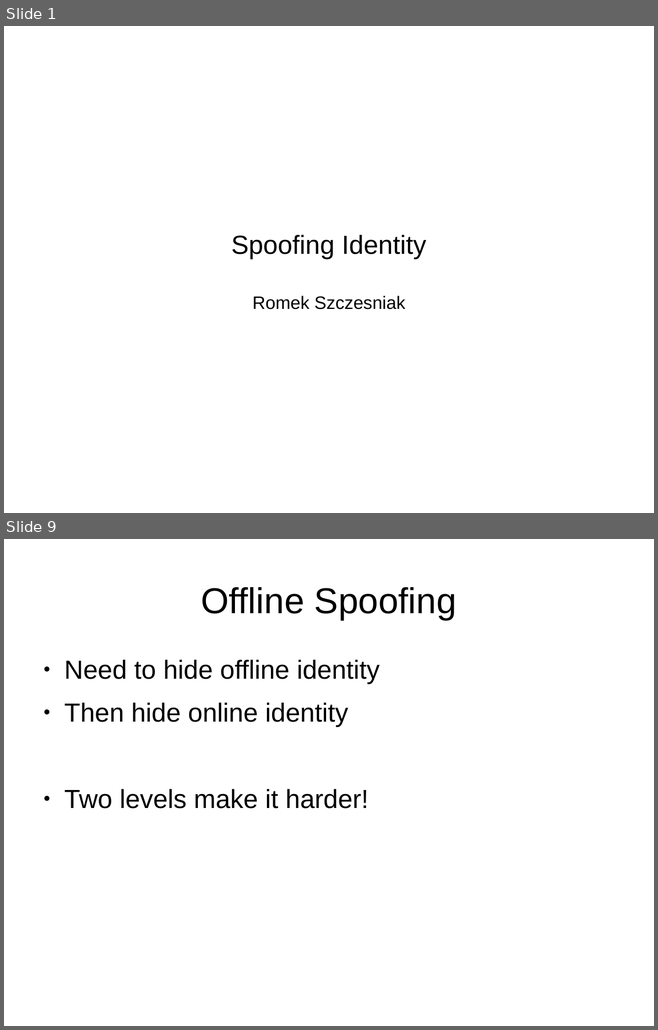
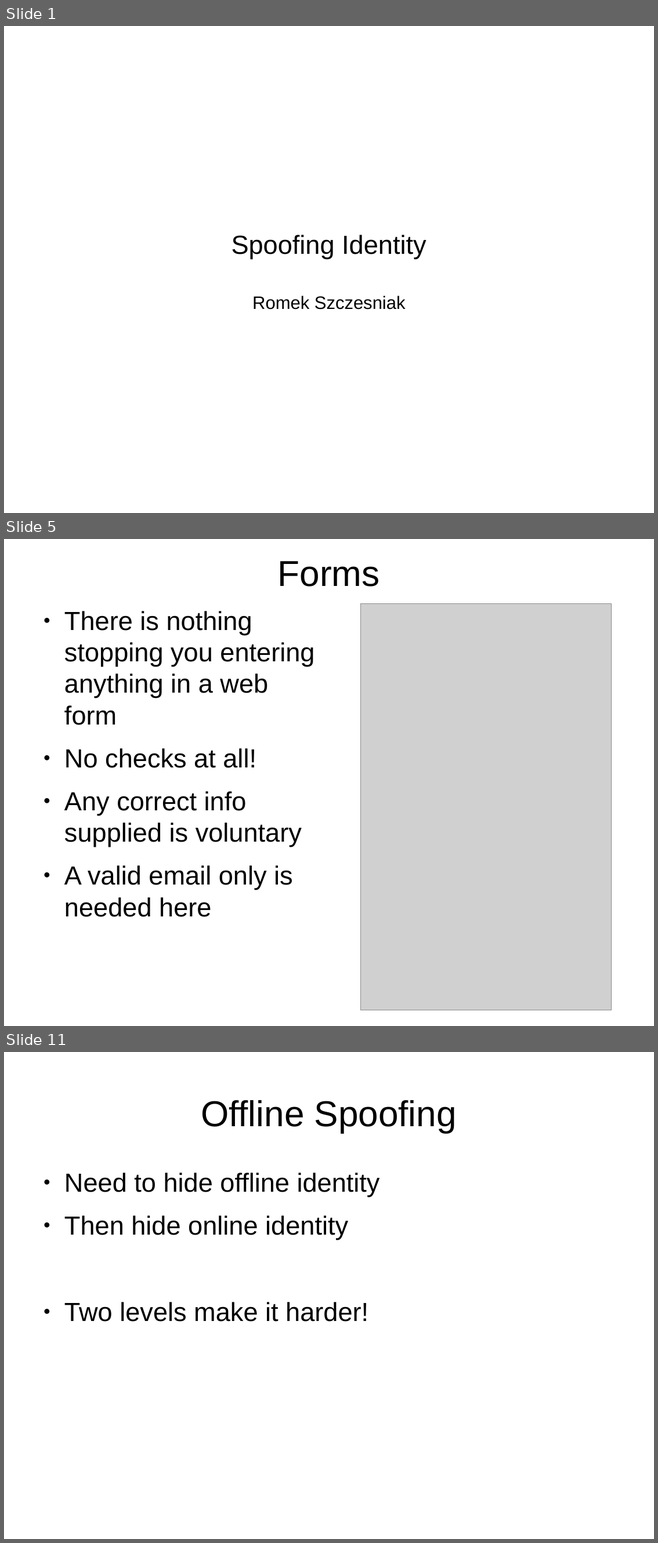
Before and after one commit to inidsol/LightningTalks, a slide deck: spoofing_identity.odp. Shown one above the other, each under a label of ours: slides 1 and 9 before the commit, slides 1, 5 and 11 after it; the slides between them are not shown. The pictures are 658x1030 and 658x1543 pixels, drawn with LibreOffice and Linux fonts; fonts in the diff are those of the drawing; grey boxes stand for pictures. Boxes give left, top, right and bottom in pixels: in the first picture for what was removed or moved away, otherwise in the second. Text is boxed around its words. In the diff, an @@ line names an element or a change of style, - is before the commit and + after.

```diff
--- a/spoofing_identity.odp
+++ b/spoofing_identity.odp
@@ slide 5 added at <box>4,539,654,1026</box>, background #FFFFFF @@
@@ title added at <box>278,561,380,587</box>, 44 pt, text #000000 @@
+Forms
@@ picture added at <box>361,604,611,1011</box> @@
@@ text added at <box>64,611,314,890</box>, 32 pt, text #000000 @@
+● There is nothing stopping you entering anything in a web form
+● No checks at all!
+● Any correct info supplied is voluntary
+● A valid email only is needed here
@@ what was slide 9 is now slide 11 @@
```
Also in this commit, not shown: 5 slides changed, 3 other slides added, 2 slides removed, 2 other files.
